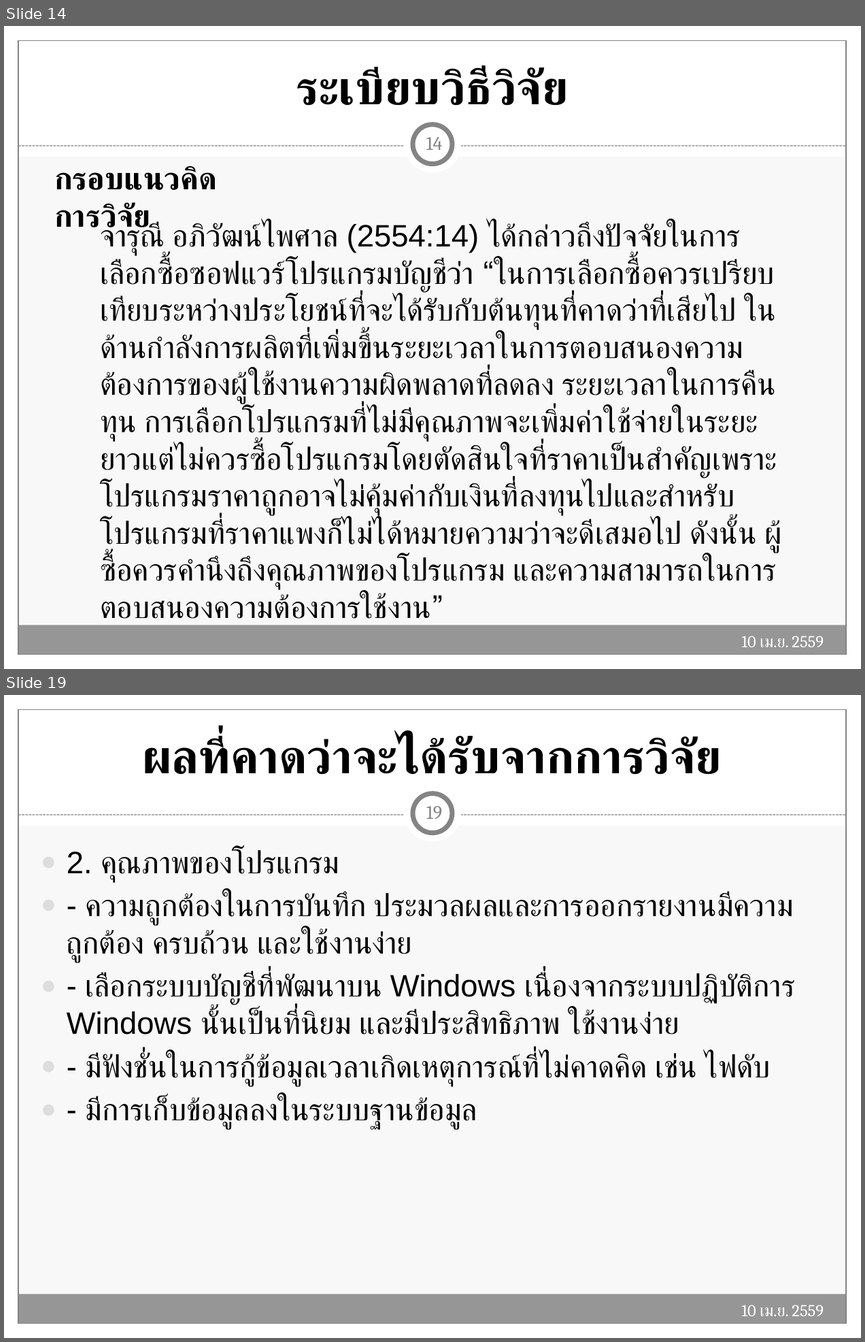
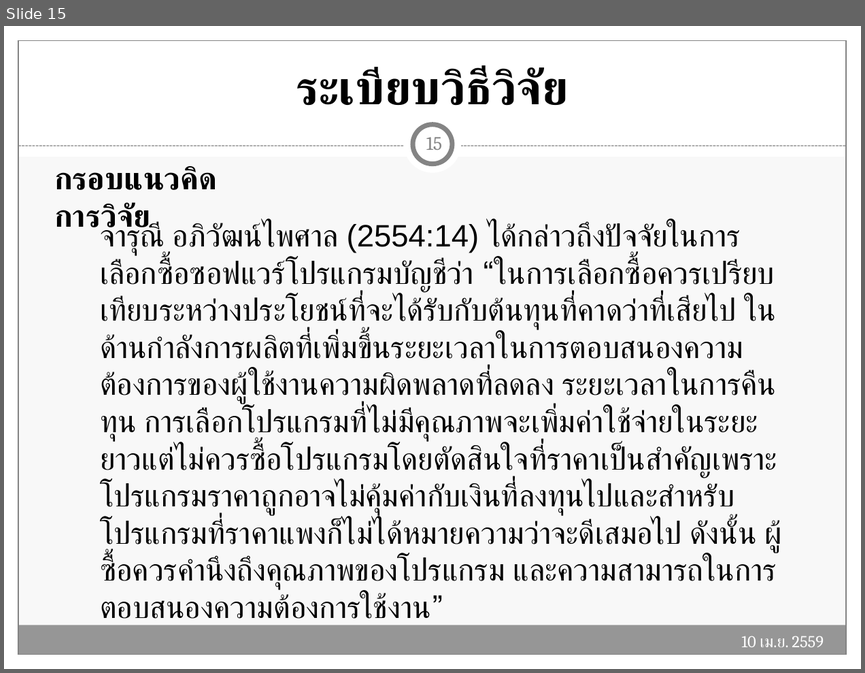
Before and after one commit to Tanandara/research, a slide deck: ฐานันดร์(โปรแกรมบัญชี RCIM)-Workshop (MBA).pptx. Shown one above the other, each under a label of ours: slides 14 and 19 before the commit, slide 15 after it; the slides between them are not shown. The pictures are 865x1342 and 865x673 pixels, drawn with LibreOffice and Linux fonts; fonts in the diff are those of the drawing. Boxes give left, top, right and bottom in pixels: in the first picture for what was removed or moved away, otherwise in the second. Text is boxed around its words. In the diff, an @@ line names an element or a change of style, - is before the commit and + after.

```diff
--- a/ฐานันดร์(โปรแกรมบัญชี RCIM)-Workshop (MBA).pptx
+++ b/ฐานันดร์(โปรแกรมบัญชี RCIM)-Workshop (MBA).pptx
@@ slide 19 removed at bbox=[4, 695, 861, 1338], background #F8F8F8; not listed: 9 template elements that a slide beside it also shows @@
@@ title removed at bbox=[142, 736, 722, 775] @@
-ผลที่คาดว่าจะได้รับจากการวิจัย
@@ page number removed at bbox=[426, 806, 442, 819] @@
-19
@@ text removed at bbox=[67, 849, 795, 1130] @@
-● 2. คุณภาพของโปรแกรม
-● - ความถูกต้องในการบันทึก ประมวลผลและการออกรายงานมีความถูกต้อง ครบถ้วน และใช้งานง่าย
-● - เลือกระบบบัญชีที่พัฒนาบน Windows เนื่องจากระบบปฏิบัติการ Windows นั้นเป็นที่นิยม และมีประสิทธิภาพ ใช้งานง่าย
-● - มีฟังชั่นในการกู้ข้อมูลเวลาเกิดเหตุการณ์ที่ไม่คาดคิด เช่น ไฟดับ
-● - มีการเก็บข้อมูลลงในระบบฐานข้อมูล
@@ text removed at bbox=[741, 1304, 823, 1316] @@
-10 เม.ย. 2559
@@ what was slide 14 is now slide 15 @@
@@ page number at bbox=[426, 137, 442, 150]: text changed @@
-14
+15
```
Also in this commit, not shown: 10 slides changed, 1 slide added, 3 other slides removed, 2 other files.
